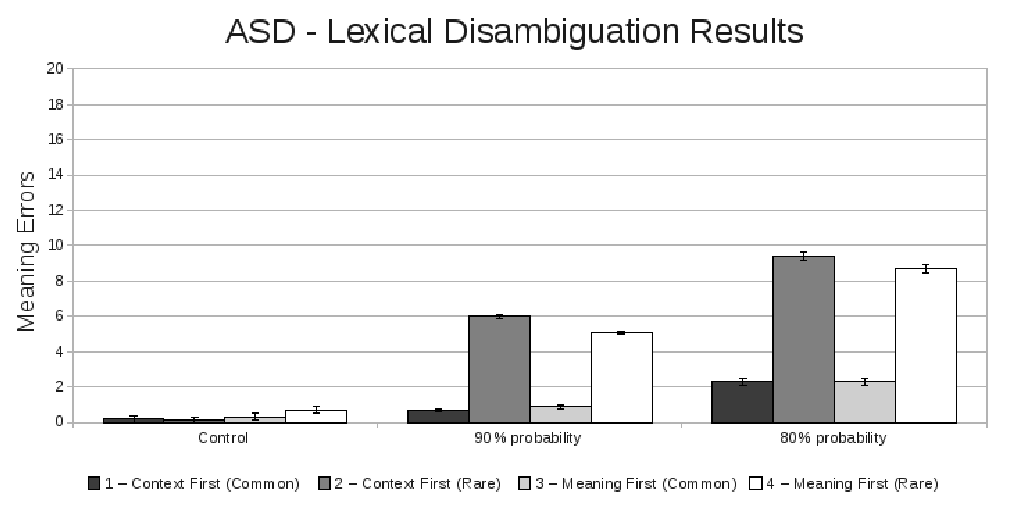
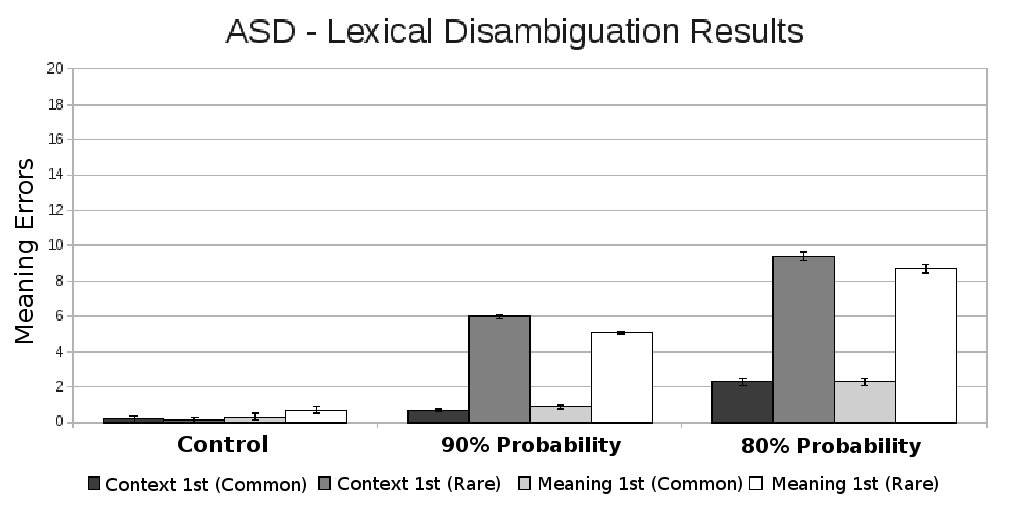
Comparing the layer stacks of the two 1031 x 528 images. Changes:
added layer "Meaning 1st (Common)" above "Context 1st (Rare)" over [539, 476, 742, 494]
added layer "Context 1st (Rare)" above "asd_lexamb_results.eps" over [338, 476, 500, 492]
painted on "asd_lexamb_results.eps" over [14, 159, 938, 494]
